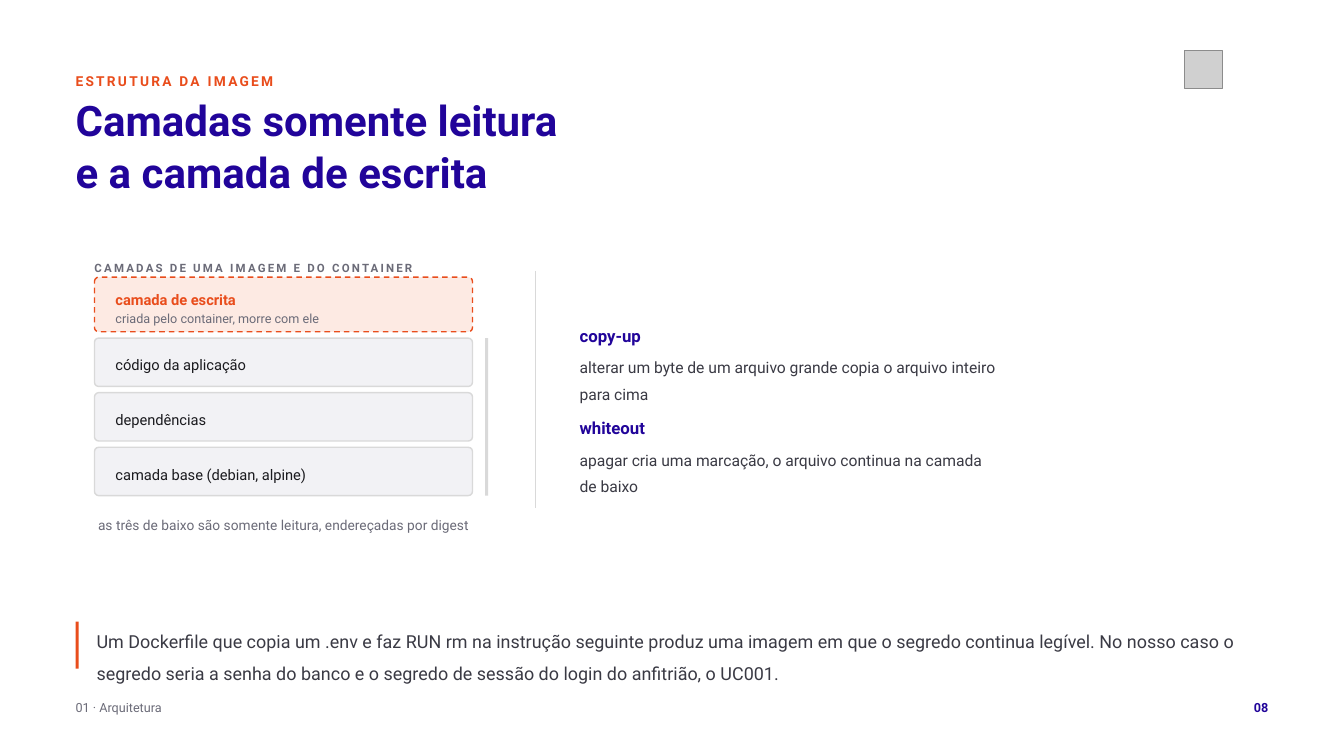
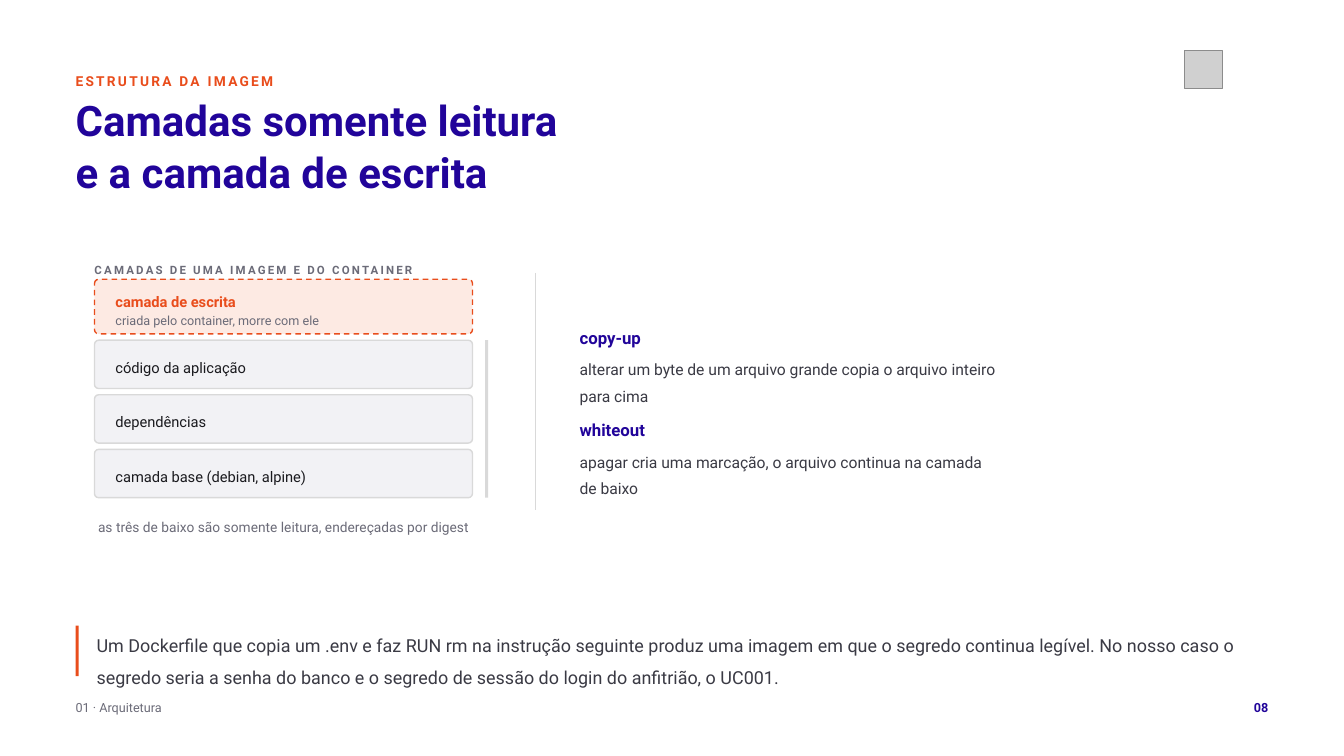
Before and after one commit to tcpassos/invite-app, a slide deck: slide 8 of trabalhos/T1-Docker-Invite-People.pptx. Drawn at 1344x756 pixels with LibreOffice and Linux fonts; fonts in the diff are those of the drawing; grey boxes stand for pictures. Boxes give left, top, right and bottom in pixels: in the first picture for what was removed or moved away, otherwise in the second. Text is boxed around its words. In the diff, an @@ line names an element or a change of style, - is before the commit and + after.

```diff
--- a/trabalhos/T1-Docker-Invite-People.pptx
+++ b/trabalhos/T1-Docker-Invite-People.pptx
@@ text "CAMADAS DE UMA IMAGEM E ..." rewrapped from [76,104,813,680] to [76,104,813,684] @@
@@ rectangle: place and size @@
-rectangle at [76,622,79,669]
+rectangle at [76,626,79,677]
@@ text "Um Dockerfile que copia um ...": place and size @@
-text "Um Dockerfile que copia um ..." at [97,634,1234,684]
+text "Um Dockerfile que copia um ..." at [97,638,1234,688]
```
Also in this commit, not shown: 6 other slides changed, 10 other files.
